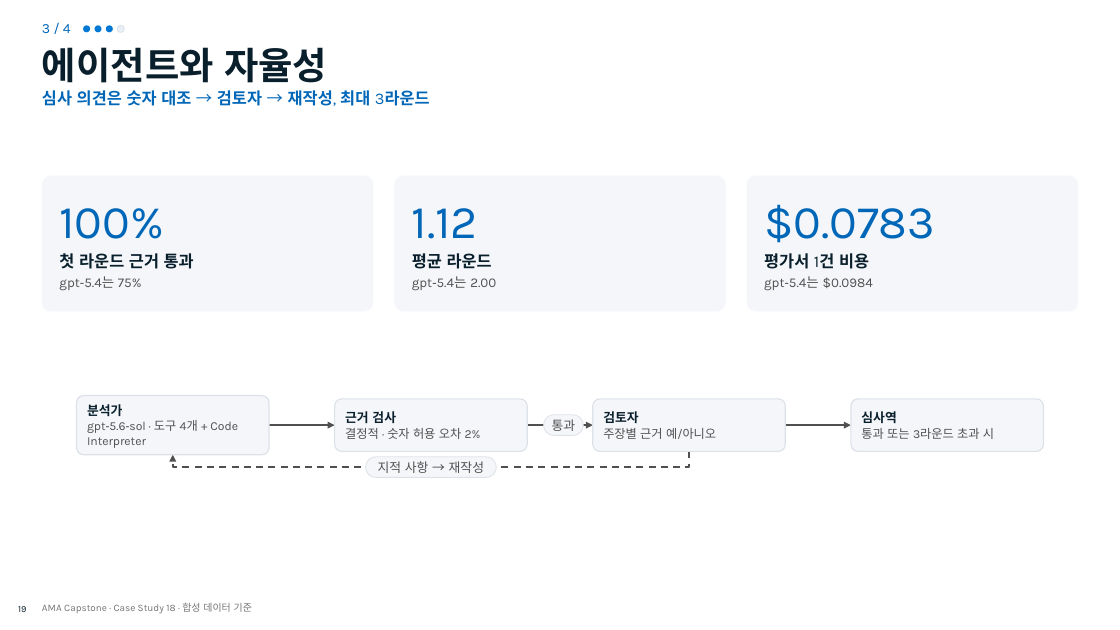
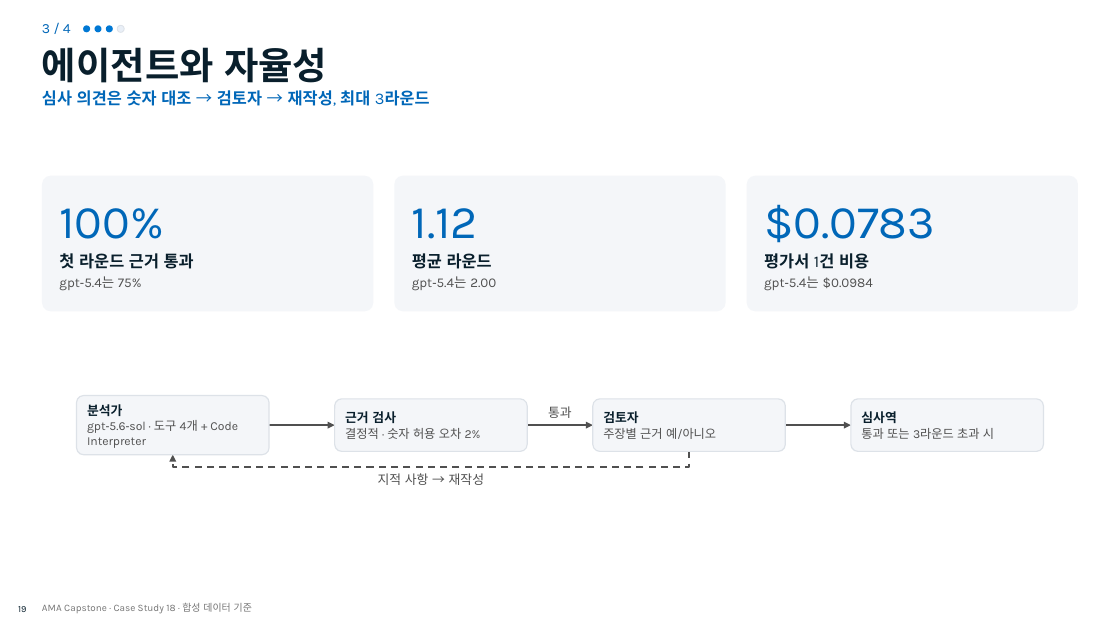
Before and after one commit to freeman9844/ms-ama-04, a slide deck: slide 19 of docs/deck/capstone.pptx. Drawn at 1120x630 pixels with LibreOffice and Linux fonts; fonts in the diff are those of the drawing; background and template pictures are left out. Boxes give left, top, right and bottom in pixels: in the first picture for what was removed or moved away, otherwise in the second. Text is boxed around its words. In the diff, an @@ line names an element or a change of style, - is before the commit and + after.

```diff
--- a/docs/deck/capstone.pptx
+++ b/docs/deck/capstone.pptx
@@ text "통과": place and size @@
-text "통과" at [552,419,576,431]
+text "통과" at [548,406,572,418]
@@ rounded rectangle removed at [544,415,583,435] @@
@@ rounded rectangle removed at [365,457,496,477] @@
@@ text "지적 사항 → 재작성": place and size @@
-text "지적 사항 → 재작성" at [378,461,484,473]
+text "지적 사항 → 재작성" at [378,473,484,485]
```
Also in this commit, not shown: 9 other slides changed, 22 other files.
